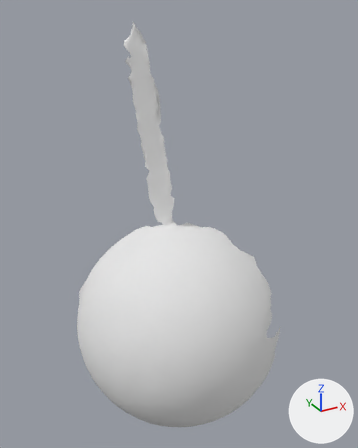
An edit to the OBJ model res/pendulum_horizontal/Pendulum_horizontal.000128.obj, drawn before and after from the same camera.
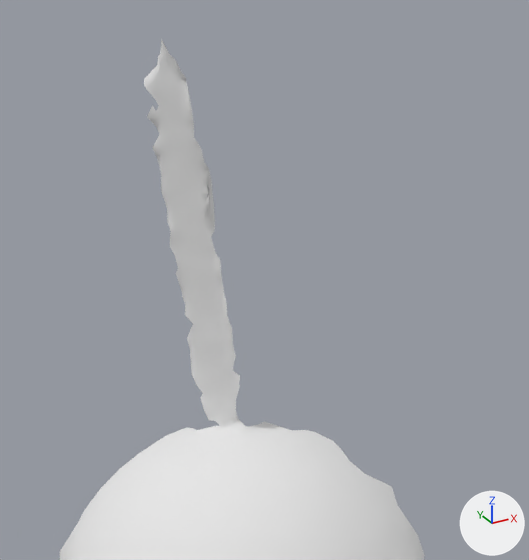
There are two pictures of each version: one whole from a 50 mm lens placed at (52.0, -469.0, 401.0), pointed at (342.0, 58.0, 137.0), one close up on the part from 13% to 91% of the width and 0% to 66% of the height. The lights are fixed; the arrows at lower right show +X, +Y and +Z. Where no turn or scale is listed for an object, it has been applied to the vertices.

Names of what the first close-up shows: 'Pendulum_horizontal.000128'.
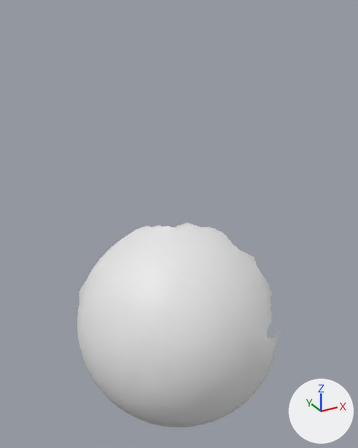
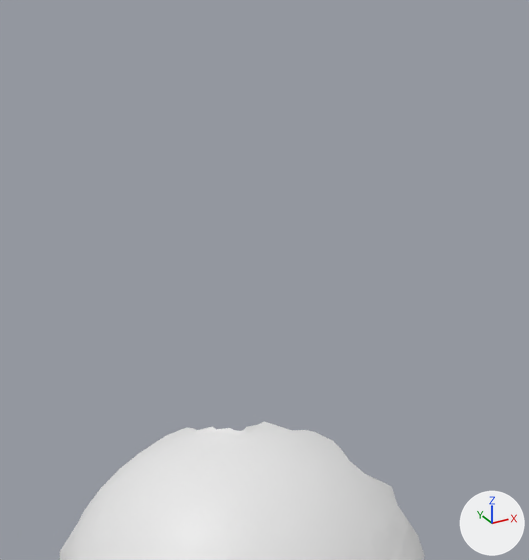
Changed parts and their boxes [x1, y1, x2, y2] in the close-ups (529 x 560 px):
'Pendulum_horizontal.000128', reshaped: before [60, 39, 424, 560]; after [60, 422, 424, 560]
part 1 of me_pendulum_horizontal_000128, deleted: before [144, 39, 246, 431]

The change in detail:
me_pendulum_horizontal_000128 is used by ob_pendulum_horizontal_000128; location (0.0, 0.0, 0.0).
me_pendulum_horizontal_000128 had 5560 vertices, 10955 faces and spanned x 202.0..454.0, y -75.0..178.0, z -166.0..385.0.
me_pendulum_horizontal_000128 no longer uses material mat_pendulum_horizontal_000128 (white #e7e7e7).
me_pendulum_horizontal_000128 now has 5049 vertices, 10009 faces and spans x 202.0..454.0, y -75.0..178.0, z -166.0..126.0.
me_pendulum_horizontal_000128 part 1: 511 vertices removed from x 298.0..346.0, y 74.0..127.0, z 127.0..385.0.
